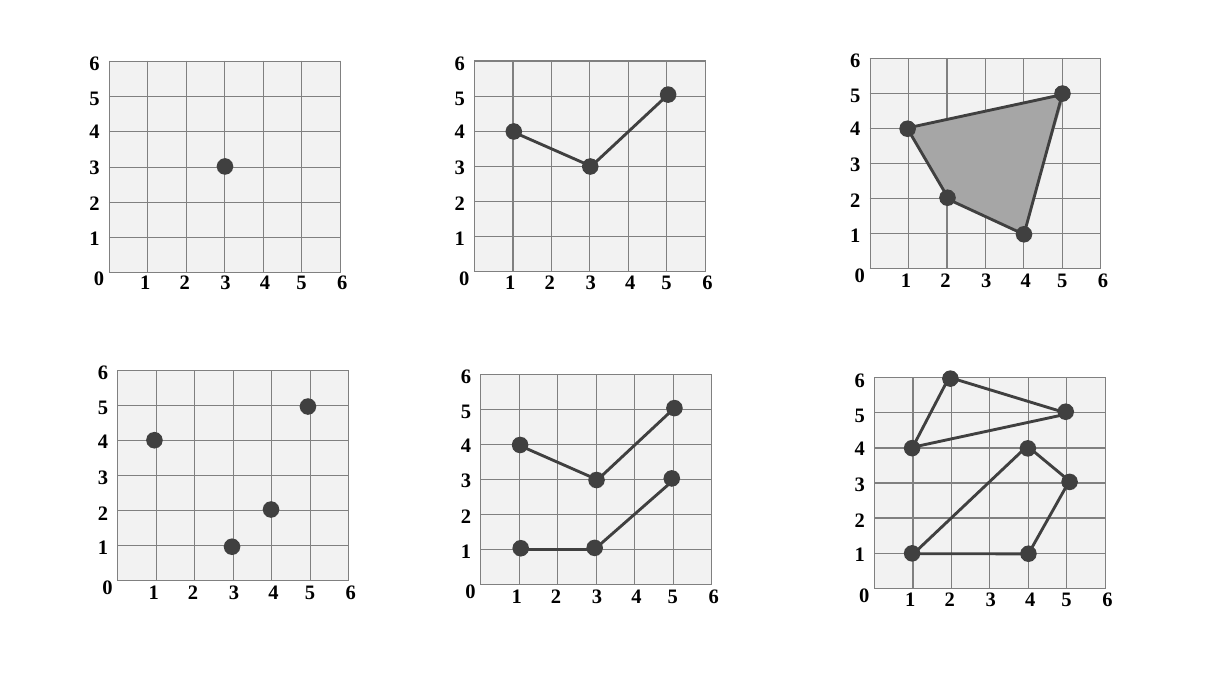
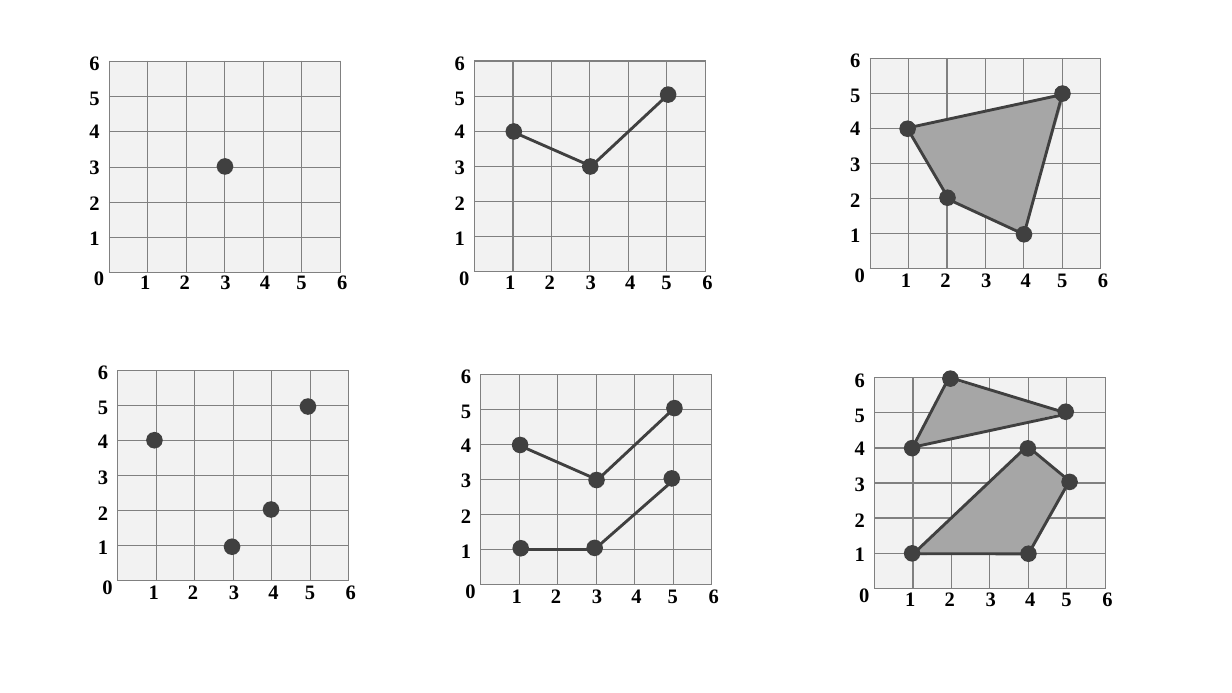
Before and after one commit to ChiaJung-Yeh/Spatial-Analysis, a slide deck: slide 1 of graph/graph.pptx. Drawn at 1232x693 pixels with LibreOffice and Linux fonts; fonts in the diff are those of the drawing. Boxes give left, top, right and bottom in pixels: in the first picture for what was removed or moved away, otherwise in the second. Text is boxed around its words. In the diff, an @@ line names an element or a change of style, - is before the commit and + after.

```diff
--- a/graph/graph.pptx
+++ b/graph/graph.pptx
@@ freeform shape added at (912,379,1068,448), fill #A6A6A6 @@
@@ freeform shape added at (912,446,1070,555), fill #A6A6A6 @@
```
Also in this commit, not shown: 1 other slide changed, 10 slides added, 20 other files.
